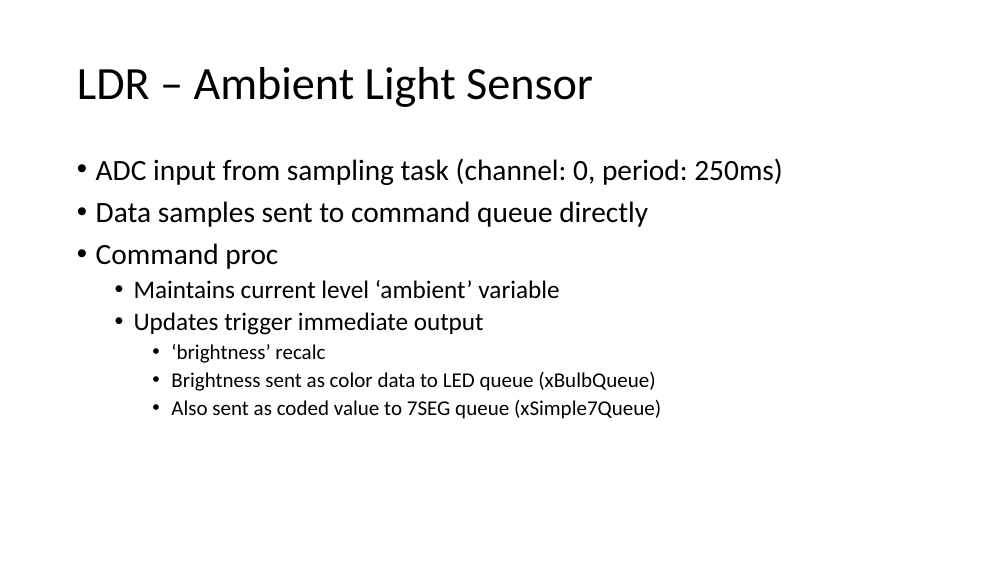
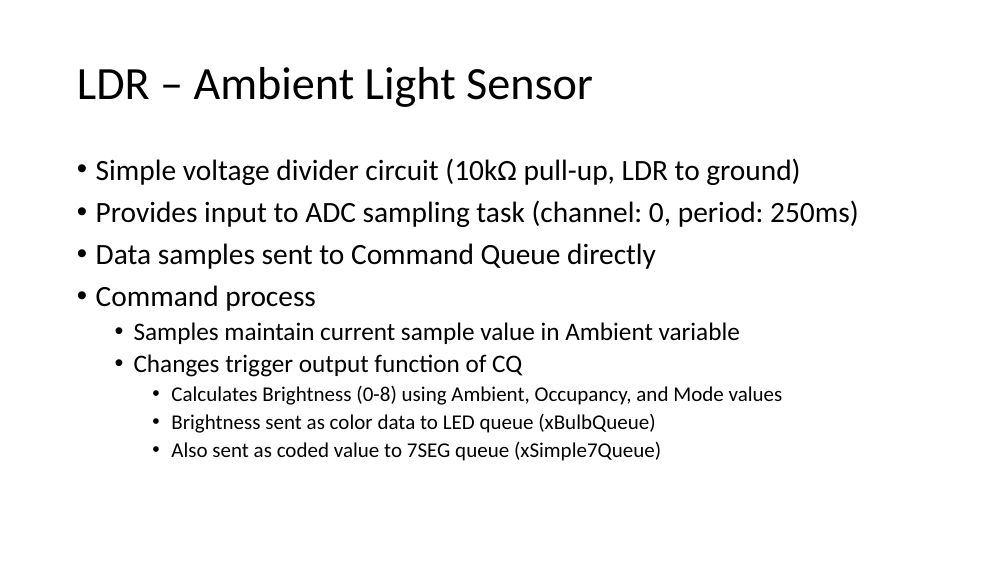
Before and after one commit to EmbeddedSystemClass/FinalProject5381, a slide deck: slide 11 of Final Project 5381.pptx (slide 10 before the commit). Drawn at 1008x567 pixels with LibreOffice and Linux fonts; fonts in the diff are those of the drawing. Boxes give left, top, right and bottom in pixels: in the first picture for what was removed or moved away, otherwise in the second. Text is boxed around its words. In the diff, an @@ line names an element or a change of style, - is before the commit and + after.

```diff
--- a/Final Project 5381.pptx
+++ b/Final Project 5381.pptx
@@ text at box(96, 158, 858, 405): text changed @@
-• ADC input from sampling task (channel: 0, period: 250ms)
-• Data samples sent to command queue directly
-• Command proc
-  • Maintains current level ‘ambient’ variable
-  • Updates trigger immediate output
-    • ‘brightness’ recalc
+• Simple voltage divider circuit (10kΩ pull-up, LDR to ground)
+• Provides input to ADC sampling task (channel: 0, period: 250ms)
+• Data samples sent to Command Queue directly
+• Command process
+  • Samples maintain current sample value in Ambient variable
+  • Changes trigger output function of CQ
+    • Calculates Brightness (0-8) using Ambient, Occupancy, and Mode values
```
Also in this commit, not shown: 8 other slides changed, 18 slides added.
